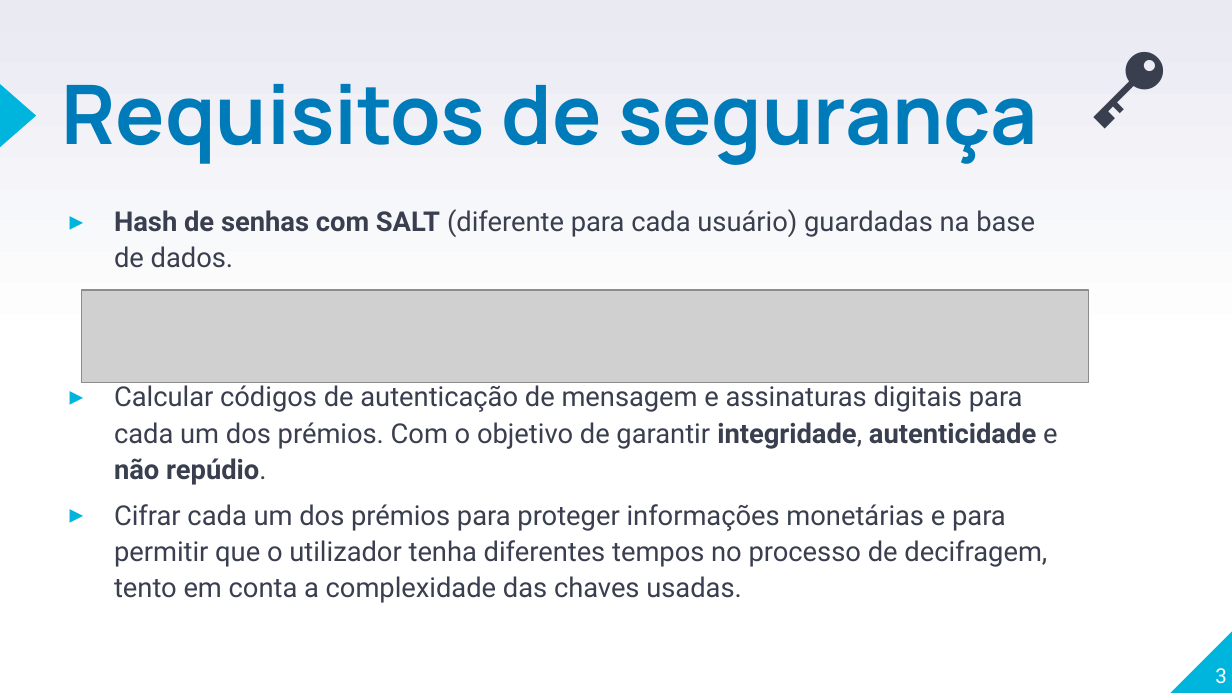
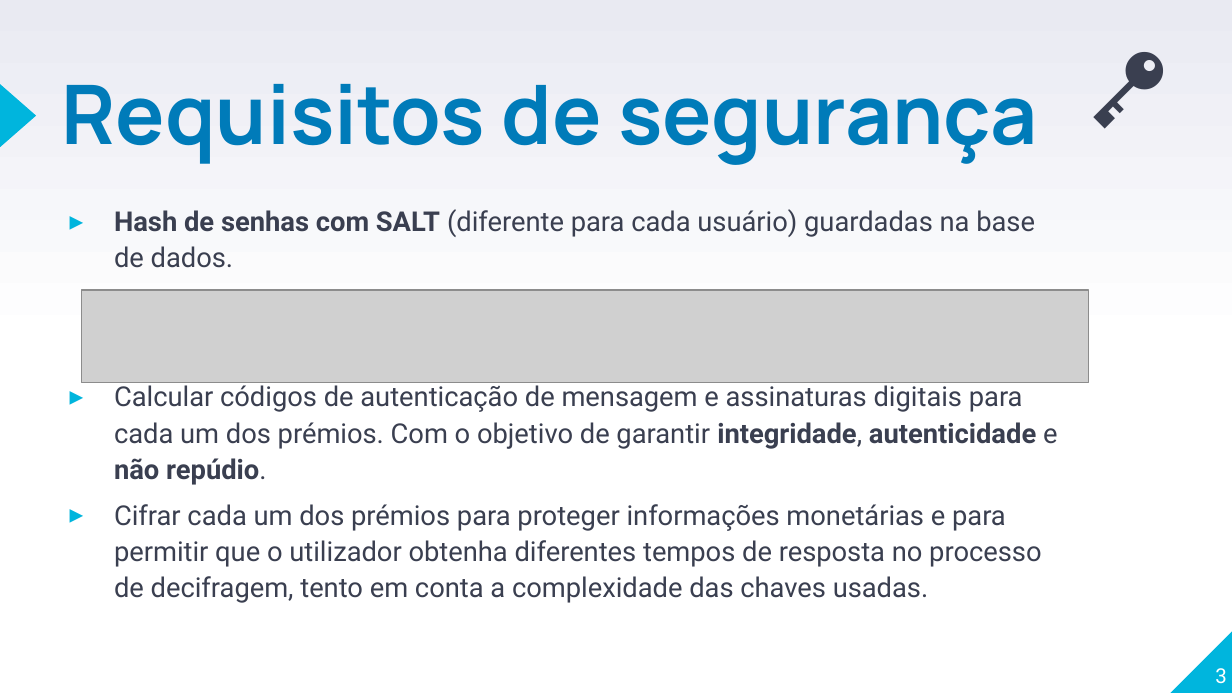
Before and after one commit to GuilhermeTeixeira13/NOTHING2LOSE, a slide deck: slide 3 of T2 - NOTHING2LOSE - PPt.pptx. Drawn at 1232x693 pixels with LibreOffice and Linux fonts; fonts in the diff are those of the drawing; grey boxes stand for pictures. Boxes give left, top, right and bottom in pixels: in the first picture for what was removed or moved away, otherwise in the second. Text is boxed around its words. In the diff, an @@ line names an element or a change of style, - is before the commit and + after.

```diff
--- a/T2 - NOTHING2LOSE - PPt.pptx
+++ b/T2 - NOTHING2LOSE - PPt.pptx
@@ text at (x1=114, y1=504, x2=1041, y2=603): text changed @@
-▸ Cifrar cada um dos prémios para proteger informações monetárias e para permitir que o utilizador tenha diferentes tempos no processo de decifragem, tento em conta a complexidade das chaves usadas.
+▸ Cifrar cada um dos prémios para proteger informações monetárias e para permitir que o utilizador obtenha diferentes tempos de resposta no processo de decifragem, tento em conta a complexidade das chaves usadas.
```
